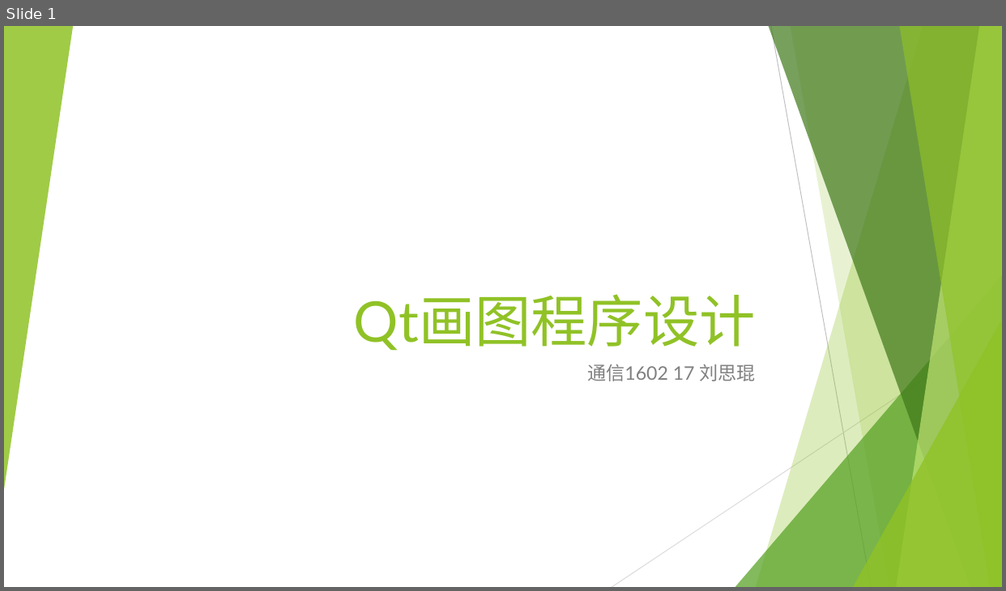
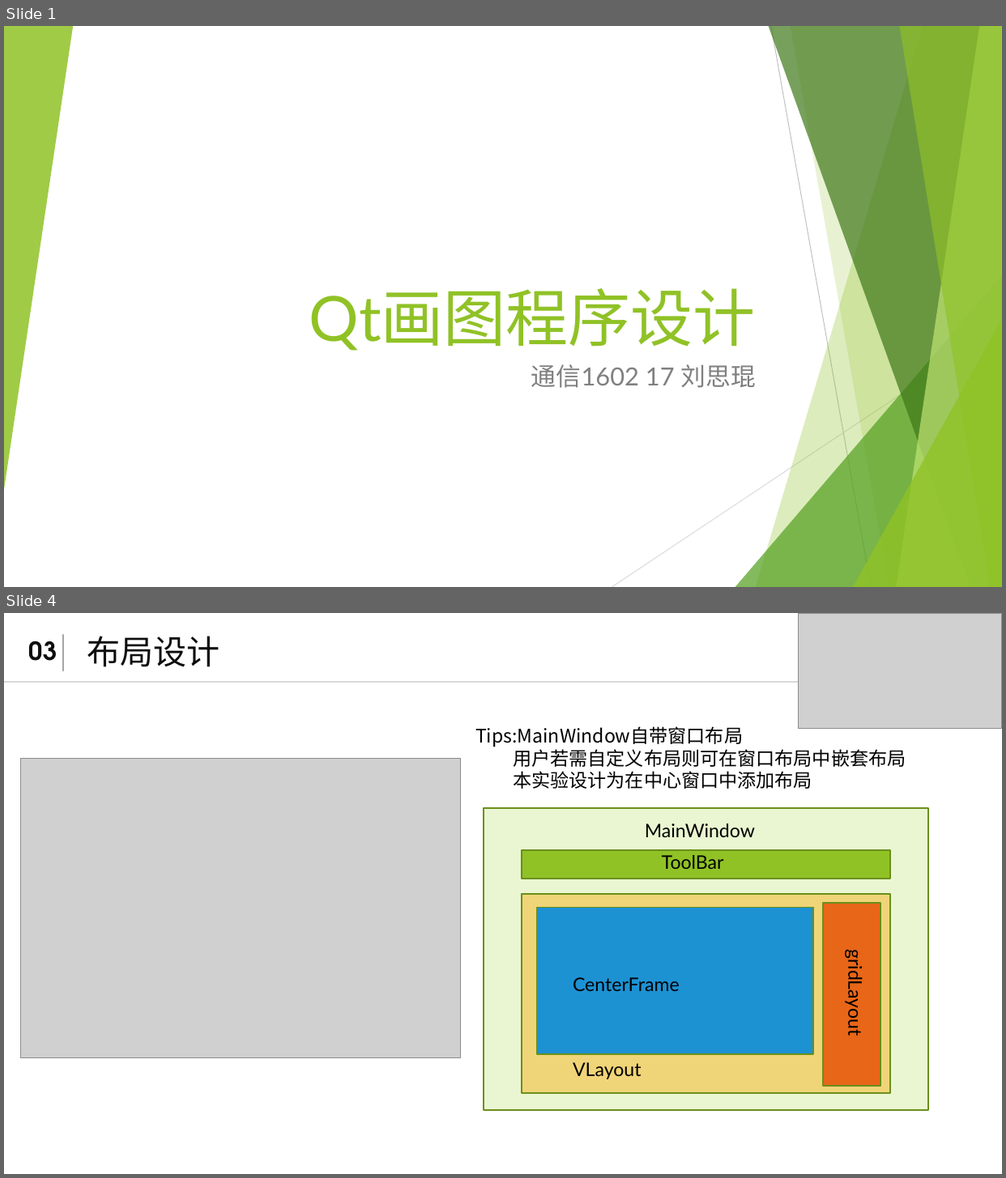
Before and after one commit to 1580994065/Qt_2018_FALL_Homework, a slide deck: lab02/lab02.pptx. Shown one above the other, each under a label of ours: slide 1 before the commit, slides 1 and 4 after it; the slides between them are not shown. The pictures are 1006x591 and 1006x1178 pixels, drawn with LibreOffice and Linux fonts; fonts in the diff are those of the drawing; grey boxes stand for pictures. Boxes give left, top, right and bottom in pixels: in the first picture for what was removed or moved away, otherwise in the second. Text is boxed around its words. In the diff, an @@ line names an element or a change of style, - is before the commit and + after.

```diff
--- a/lab02/lab02.pptx
+++ b/lab02/lab02.pptx
@@ slide 4 added at [4,613,1002,1174], background #FFFFFF @@
@@ line added from (63, 635) to (63, 671), #A6A6A6 1 pt @@
@@ free added at [87,631,299,671], 32 pt, text #0D0D0D @@
+布局设计
@@ picture added at [799,614,1002,728] @@
@@ text added at [29,641,57,661], 24 pt, text #0D0D0D, bold @@
+03
@@ line added from (4, 682) to (1002, 682), #D9D9D9 1.5 pt @@
@@ text added at [475,726,906,789], 18 pt, text #000000 @@
+Tips:MainWindow自带窗口布局
+用户若需自定义布局则可在窗口布局中嵌套布局
+本实验设计为在中心窗口中添加布局
@@ picture added at [20,758,461,1058] @@
@@ group added at [484,808,928,1110]: 5 rectangles, 5 texts @@
+ToolBar
+gridLayout
+VLayout
+CenterFrame
+MainWindow
@@ slide 1 changed as well @@
@@ title "Qt画图程序设计" at [309,288,756,351]: size 54 to 60 pt @@
@@ subtitle "通信1602 17 刘思琨" at [531,365,755,388]: size 18 to 24 pt @@
```
Also in this commit, not shown: 7 other slides added, 1 slide removed, 3 other files.
